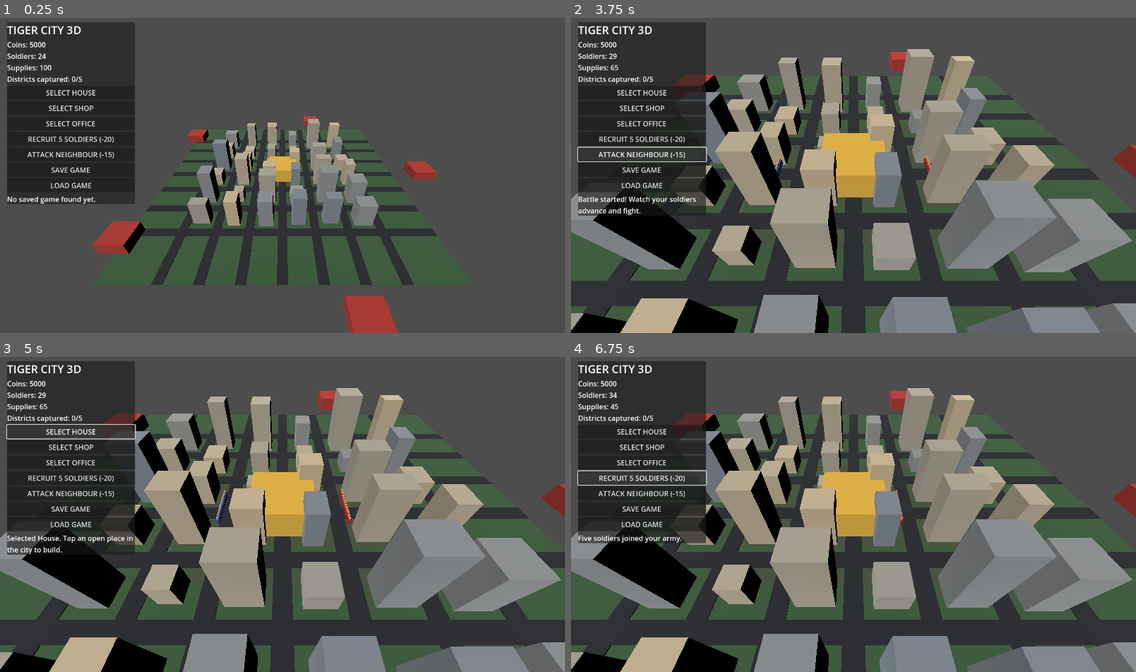
Above: before the commit, frames 1-4 (two rows, left to right).
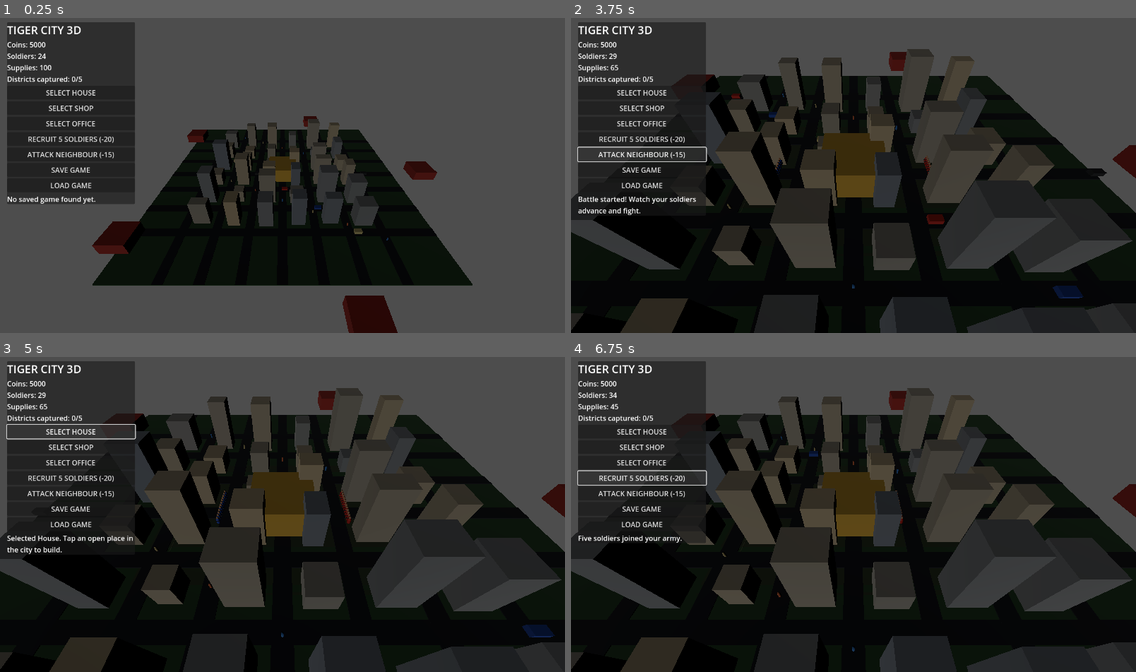
Above: after the commit, the same moments.

Repository: TigerChat-HQ/tiger-city-3d.tiger-city-3d
Game: Godot game, scene res://Main.tscn
Two runs of this game, one before a commit and one after it. Both use one fixed random seed, a clock stepped at 60 frames per second and the inputs below.
Inputs:
- Up to frame 1 (0.25 s): no input
- Up to frame 2 (3.75 s): click "SELECT HOUSE" at 0.5 s; click "SELECT SHOP" at 1.25 s; click "SELECT OFFICE" at 2 s; click "RECRUIT 5 SOLDIERS (-20)" at 2.75 s; click "ATTACK NEIGHBOUR (-15)" at 3.5 s
- Up to frame 3 (5 s): click "SELECT HOUSE" at 4.25 s
- Up to frame 4 (6.75 s): click "SELECT SHOP" at 5 s; click "SELECT OFFICE" at 5.75 s; click "RECRUIT 5 SOLDIERS (-20)" at 6.5 s

The runs differ from the first frame. In frame 1, 25% of the frame differs, in the area x 16-84%, y 31-100%; in frame 2, 63%; in frame 3, 63%; in frame 4, 63%, in the area x 0-100%, y 9-100%.

Commit message:
Add living city simulation, traffic and passive economy

Diff:
--- a/godot/main.gd
+++ b/godot/main.gd
@@ -32,6 +32,11 @@
 var battle_units: Array[Dictionary] = []
 var battle_active := false
 var battle_reserve := 0
+var city_citizens: Array[Node3D] = []
+var city_vehicles: Array[Node3D] = []
+var economy_clock := 0.0
+var world_clock := 0.0
+var sun_light: DirectionalLight3D
 
 func _ready() -> void:
 	_build_world()
@@ -61,13 +66,14 @@
 		var angle := TAU * float(i) / 5.0
 		_add_box("Rival district", Vector3(cos(angle) * 62.0, 2.0, sin(angle) * 62.0), Vector3(9, 4, 9), Color(0.62, 0.18, 0.15))
 	_add_box("Capital", Vector3(0, 3, 0), Vector3(12, 6, 12), Color(0.82, 0.64, 0.22))
-	var sun := DirectionalLight3D.new()
-	sun.rotation_degrees = Vector3(-52, -30, 0)
-	sun.light_energy = 1.4
-	add_child(sun)
+	sun_light = DirectionalLight3D.new()
+	sun_light.rotation_degrees = Vector3(-52, -30, 0)
+	sun_light.light_energy = 1.4
+	add_child(sun_light)
 	camera = Camera3D.new()
 	camera.current = true
 	add_child(camera)
+	_spawn_city_life()
 
 func _add_box(label: String, pos: Vector3, size: Vector3, tint: Color) -> MeshInstance3D:
 	var mesh := BoxMesh.new()
@@ -131,6 +137,66 @@
 	status_label.text = "Drag to rotate • Pinch to zoom • Select a building, then tap the city."
 	status_label.autowrap_mode = TextServer.AUTOWRAP_WORD_SMART
 	column.add_child(status_label)
+
+func _spawn_city_life() -> void:
+	# Lightweight placeholder pedestrians and traffic make the city feel inhabited.
+	for i in range(14):
+		var person := MeshInstance3D.new()
+		var shape := CapsuleMesh.new()
+		shape.radius = 0.22
+		shape.height = 1.25
+		person.mesh = shape
+		var material := StandardMaterial3D.new()
+		material.albedo_color = [Color(0.75, 0.38, 0.22), Color(0.18, 0.42, 0.68), Color(0.68, 0.62, 0.42)][i % 3]
+		person.material_override = material
+		person.position = Vector3(-33.0 + float(i % 7) * 11.0, 0.72, -42.0 + float(i) * 6.0)
+		city_root.add_child(person)
+		city_citizens.append(person)
+	for i in range(8):
+		var car := MeshInstance3D.new()
+		var shape := BoxMesh.new()
+		shape.size = Vector3(2.5, 0.9, 1.35)
+		car.mesh = shape
+		var material := StandardMaterial3D.new()
+		material.albedo_color = [Color(0.72, 0.16, 0.12), Color(0.12, 0.28, 0.62), Color(0.78, 0.72, 0.48), Color(0.16, 0.17, 0.18)][i % 4]
+		car.material_override = material
+		car.position = Vector3(-48.0 + float(i) * 12.0, 0.58, [-33.0, -22.0, -11.0, 0.0, 11.0, 22.0, 33.0, 0.0][i])
+		city_root.add_child(car)
+		city_vehicles.append(car)
+
+func _update_city_life(delta: float) -> void:
+	for i in range(city_citizens.size()):
+		var person := city_citizens[i]
+		if is_instance_valid(person):
+			person.position.z += delta * (0.65 + float(i % 4) * 0.12)
+			if person.position.z > 48.0:
+				person.position.z = -48.0
+	for i in range(city_vehicles.size()):
+		var car := city_vehicles[i]
+		if is_instance_valid(car):
+			car.position.x += delta * (3.0 + float(i % 3) * 0.7)
+			if car.position.x > 52.0:
+				car.position.x = -52.0
+	economy_clock += delta
+	if economy_clock >= 8.0:
+		economy_clock = 0.0
+		var shop_count := 0
+		var office_count := 0
+		for entry in buildings:
+			if int(entry.get("kind", -1)) == 1:
+				shop_count += 1
+			elif int(entry.get("kind", -1)) == 2:
+				office_count += 1
+		var income := 10 + shop_count * 18 + office_count * 28
+		coins += income
+		if supplies < 200:
+			supplies += 1
+		_update_ui()
+	world_clock = fmod(world_clock + delta, 180.0)
+	if is_instance_valid(sun_light):
+		var daylight := (sin(world_clock / 180.0 * TAU - PI / 2.0) + 1.0) * 0.5
+		sun_light.rotation_degrees = Vector3(-15.0 - daylight * 55.0, -30.0, 0.0)
+		sun_light.light_energy = 0.18 + daylight * 1.35
 
 func _select_building(kind: int) -> void:
 	selected_building = kind
@@ -317,6 +383,7 @@
 	battle_units.append({"node": unit_node, "side": side, "hp": 100.0, "cooldown": randf_range(0.1, 0.8), "dead": false})
 
 func _process(delta: float) -> void:
+	_update_city_life(delta)
 	if not battle_active:
 		return
 	var friendly_alive := 0
